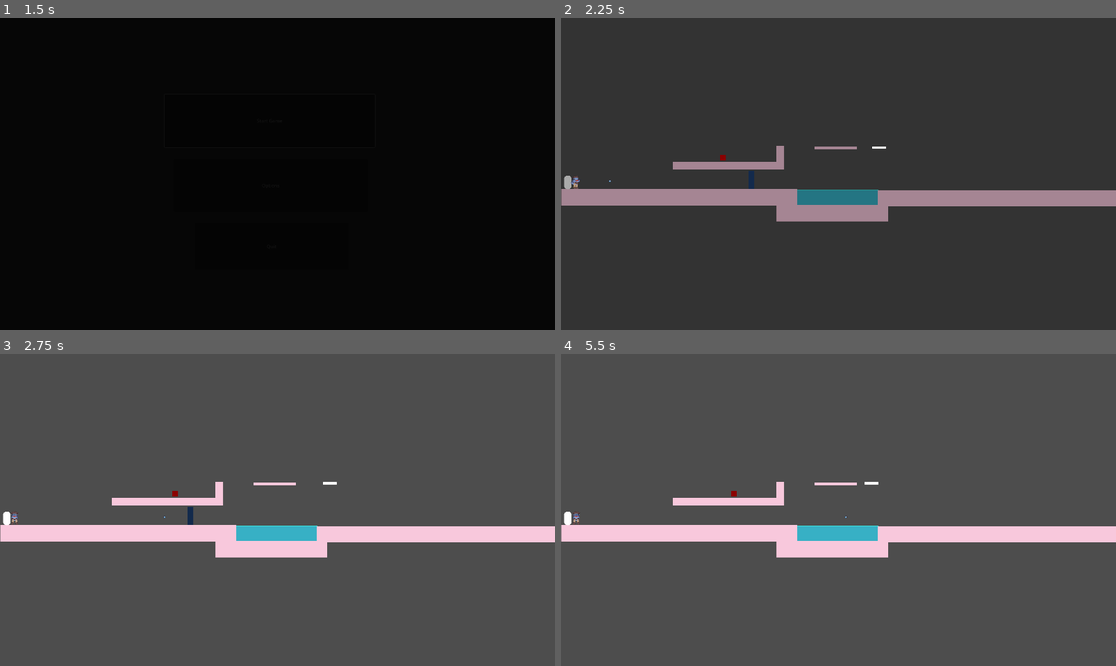
Above: before the commit, frames 1-4 (two rows, left to right).
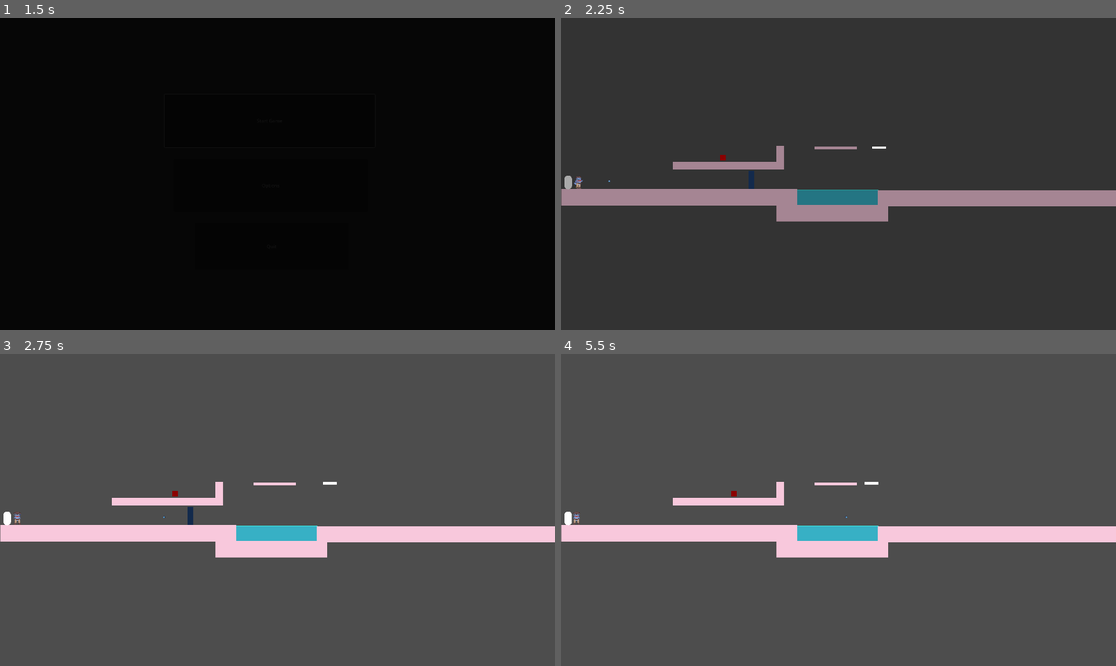
Above: after the commit, the same moments.

Repository: C0SMICSHARK/Pirate-Cats-and-Cowboy-Sharks
Game: Godot game, scene res://Scenes/Levels/main_menu.tscn
The game is run twice, just before and just after one commit, with the same random seed, the same clock (stepped at 60 frames per second) and the same inputs. The engine's default icon, where the game draws it, is replaced by a stand-in: a white triangle on a blue panel in a dark square.
Inputs (mouse positions are in pixels of both pictures, inside the frame that each line leads up to):
- Up to frame 1 (1.5 s): click "Start Game" at 0.5 s; click "Start Game" at 1.25 s
- Up to frame 2 (2.25 s): move the mouse to (960, 158) at 2.02 s; click (960, 158) at 2.1 s
- Up to frame 3 (2.75 s): no input
- Up to frame 4 (5.5 s): move the mouse to (727, 525) at 2.77 s; tap A (LEFT_P2) at 2.85, 5.1 s; tap Enter at 3.5, 5 s; move the mouse to (894, 441) at 3.52 s; tap D (RIGHT_P2) at 3.6 s; tap Space at 4.25 s; move the mouse to (810, 572) at 4.27 s; click (810, 572) at 4.35 s; move the mouse to (1005, 556) at 5.02 s

Frame 1 is identical in both runs. In frame 2, less than 0.1% of the frame differs, in the area x 0-10%, y 50-55%; in frame 3, less than 0.1%; in frame 4, less than 0.1%.

Commit message:
Wall now always breaks no matter what

Diff:
--- a/Scenes/Objects/player_2.tscn
+++ b/Scenes/Objects/player_2.tscn
@@ -183,7 +183,10 @@
 
 [sub_resource type="CapsuleShape2D" id="CapsuleShape2D_a3adp"]
 radius = 12.0
-height = 50.0
+height = 48.0
+
+[sub_resource type="RectangleShape2D" id="RectangleShape2D_ivfq8"]
+size = Vector2(20, 10.000008)
 
 [node name="Player2" type="Node2D" groups=["can_interact_with_water"]]
 z_index = 1
@@ -196,14 +199,23 @@
 position = Vector2(1.8125, 0.9750099)
 scale = Vector2(0.258125, 0.25812507)
 sprite_frames = SubResource("SpriteFrames_8os5a")
-animation = &"Run"
+animation = &"Idle"
 
 [node name="Hitbox" type="CollisionShape2D" parent="CharacterBody2D"]
-position = Vector2(-0.375, -0.3999939)
 shape = SubResource("CapsuleShape2D_a3adp")
 
 [node name="FiringPos" type="Node2D" parent="CharacterBody2D"]
 position = Vector2(17, -4)
+
+[node name="CatPlatform" type="CharacterBody2D" parent="CharacterBody2D"]
+collision_mask = 19
+
+[node name="If you want the cat to stay on sharks head then keep this character2D node, if you want cat to fall off make the above node a static body2D" type="Node" parent="CharacterBody2D/CatPlatform"]
+
+[node name="PlatformHitbox" type="CollisionShape2D" parent="CharacterBody2D/CatPlatform"]
+position = Vector2(0, -25)
+scale = Vector2(1.1677438, 0.07876829)
+shape = SubResource("RectangleShape2D_ivfq8")
 
 [node name="BulletCooldown" type="Timer" parent="."]
 wait_time = 0.5
--- a/Scripts/Player1.gd
+++ b/Scripts/Player1.gd
@@ -11,6 +11,7 @@
 
 func _ready() -> void:
 	add_to_group("can_interact_with_water")
+	add_to_group("Cat")
 
 
 func _physics_process(delta: float) -> void:
--- a/Scripts/Player2.gd
+++ b/Scripts/Player2.gd
@@ -8,6 +8,7 @@
 
 func _ready() -> void:
 	add_to_group("can_interact_with_water")
+	add_to_group("Shark")
 
 func fire():
 	var Bullet=bullet_path.instantiate()
--- a/project.godot
+++ b/project.godot
@@ -26,6 +26,8 @@
 Projectile=""
 Breakable=""
 Enemy=""
+Shark=""
+Cat=""
 
 [input]
 
Not shown: 1 places in Scenes/Objects/player_2.tscn that only renumber resources
